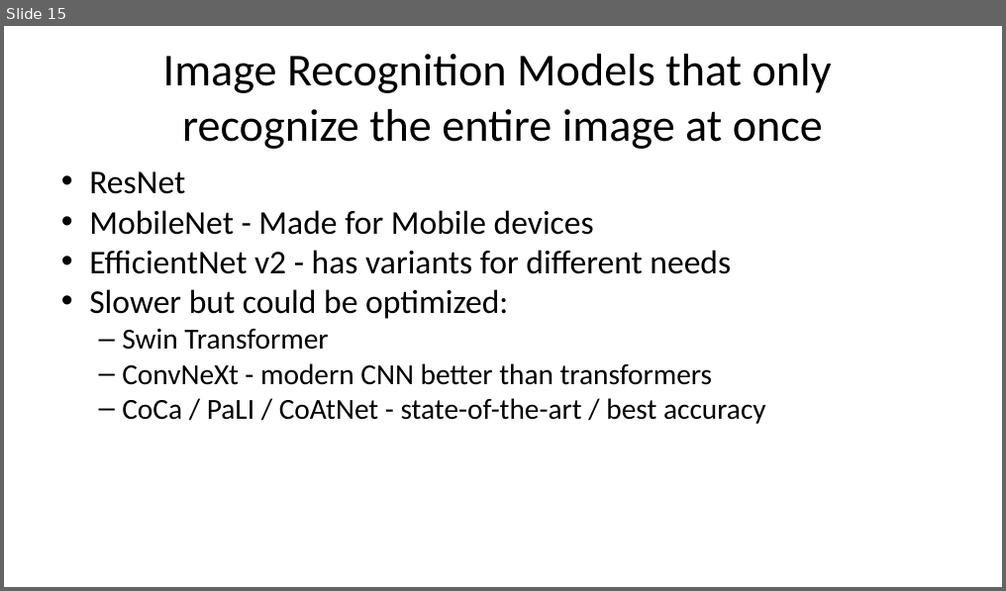
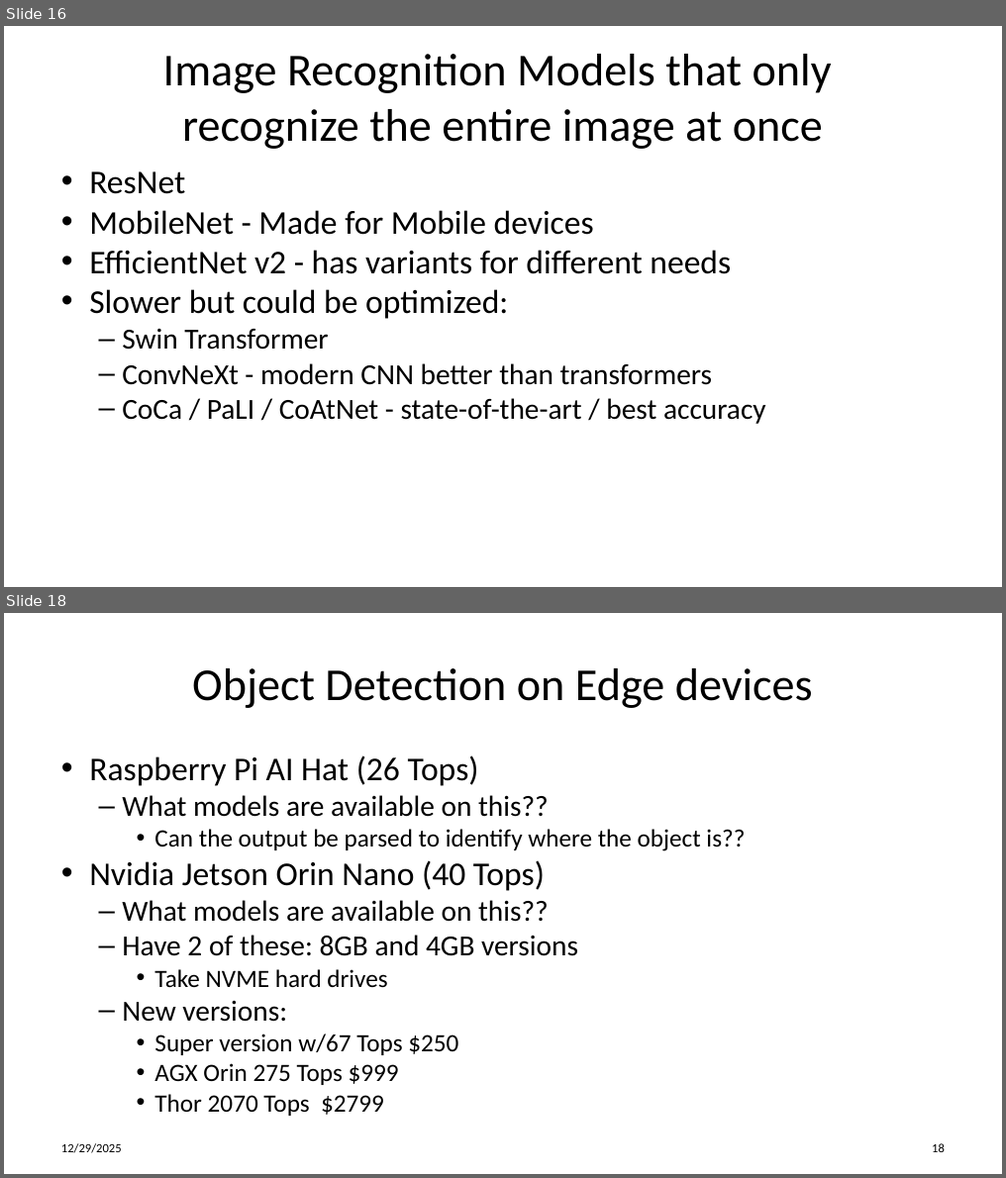
Before and after one commit to gigaprog/p_presentations, a slide deck: AI/AI PyTorch.pptx. Shown one above the other, each under a label of ours: slide 15 before the commit, slides 16 and 18 after it; the slides between them are not shown. The pictures are 1006x591 and 1006x1178 pixels, drawn with LibreOffice and Linux fonts; fonts in the diff are those of the drawing. Boxes give left, top, right and bottom in pixels: in the first picture for what was removed or moved away, otherwise in the second. Text is boxed around its words. In the diff, an @@ line names an element or a change of style, - is before the commit and + after.

```diff
--- a/AI/AI PyTorch.pptx
+++ b/AI/AI PyTorch.pptx
@@ slide 18 added at [4, 613, 1002, 1174], background #FFFFFF @@
@@ title added at [192, 668, 813, 708], 44 pt, text #000000 @@
+Object Detection on Edge devices
@@ text added at [89, 756, 745, 1116], 24 pt, text #000000 @@
+• Raspberry Pi AI Hat (26 Tops)
+  – What models are available on this??
+    • Can the output be parsed to identify where the object is??
+• Nvidia Jetson Orin Nano (40 Tops)
+  – What models are available on this??
+  – Have 2 of these: 8GB and 4GB versions
+    • Take NVME hard drives
+  – New versions:
+    • Super version w/67 Tops $250
+    • AGX Orin 275 Tops $999
+    • Thor 2070 Tops $2799
@@ text added at [61, 1144, 122, 1154], 12 pt, text #000000 @@
+12/29/2025
@@ page number added at [932, 1144, 944, 1153], 12 pt, text #000000 @@
+18
@@ what was slide 15 is now slide 16 @@
```
Also in this commit, not shown: 3 slides changed, 2 other slides added.
